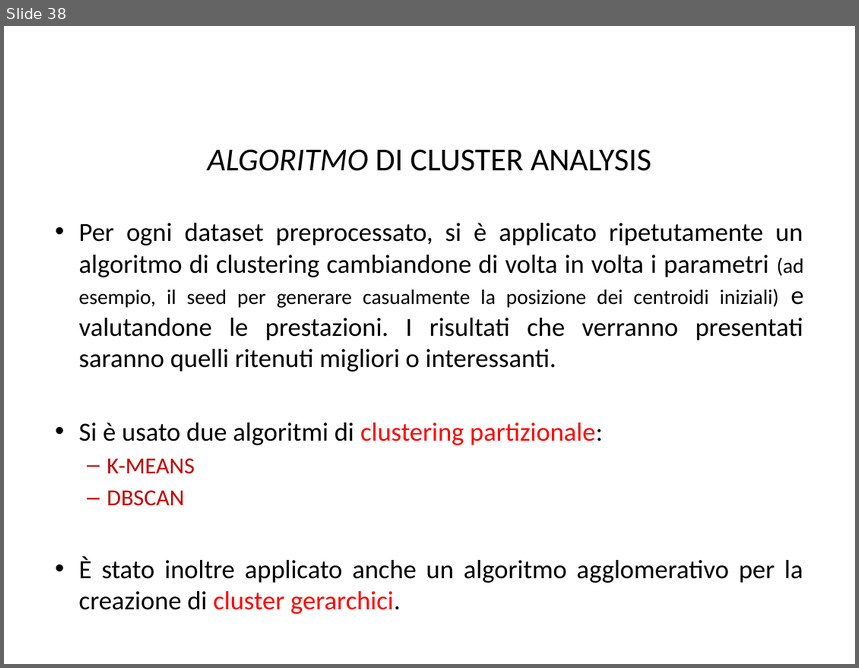
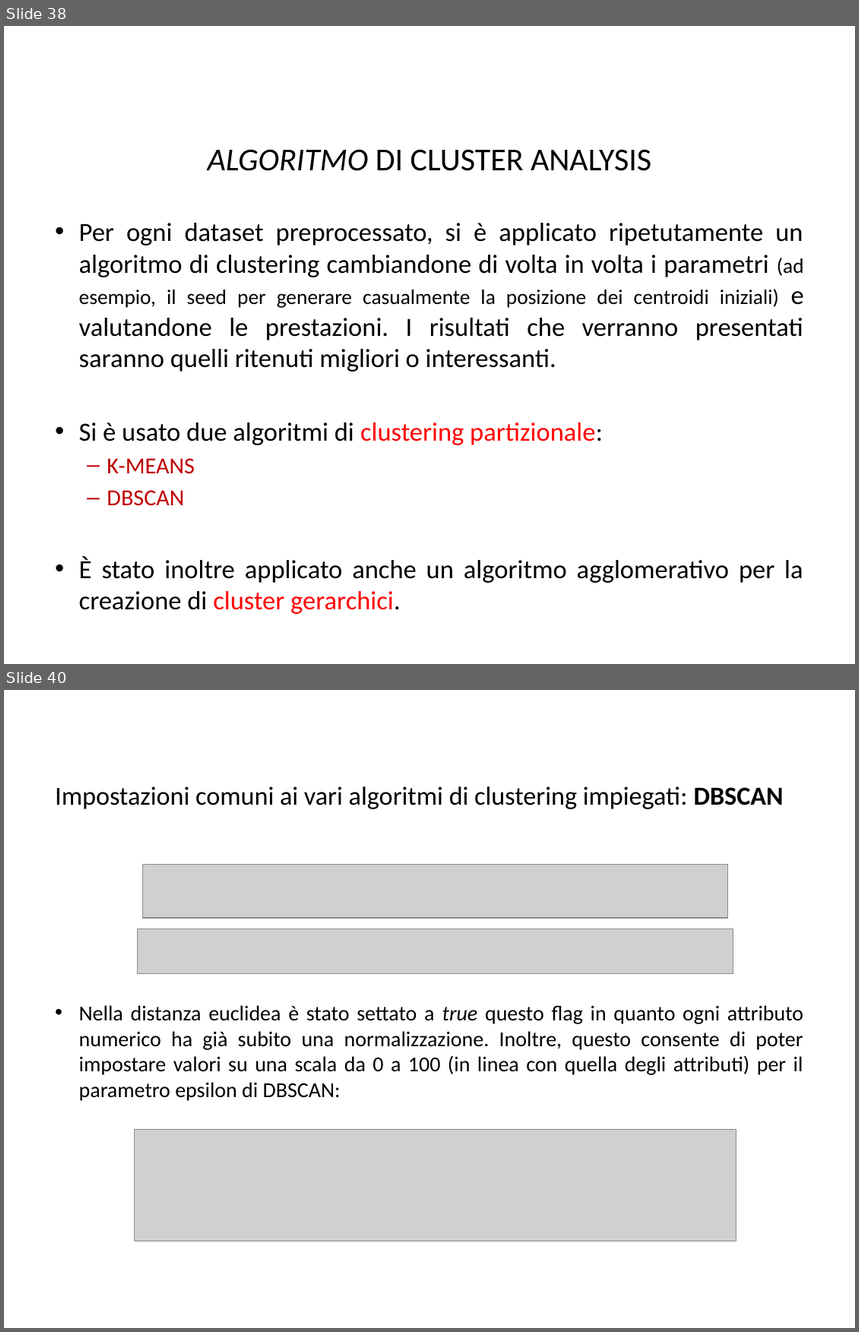
Before and after one commit to BlacknDecker/unifi, a slide deck: relazione.pptx. Shown one above the other, each under a label of ours: slide 38 before the commit, slides 38 and 40 after it; the slides between them are not shown. The pictures are 859x668 and 859x1332 pixels, drawn with LibreOffice and Linux fonts; fonts in the diff are those of the drawing; grey boxes stand for pictures; background and template pictures are left out. Boxes give left, top, right and bottom in pixels: in the first picture for what was removed or moved away, otherwise in the second. Text is boxed around its words. In the diff, an @@ line names an element or a change of style, - is before the commit and + after.

Commit message:
DBSCAN...

```diff
--- a/relazione.pptx
+++ b/relazione.pptx
@@ slide 40 added at <box>4,690,855,1328</box>, background #FFFFFF @@
@@ text added at <box>75,704,841,811</box>, 24 pt, text #FFFFFF, bold @@
+CLUSTER ANALYSIS
@@ text added at <box>55,787,804,1101</box>, 18 pt, text #000000 @@
+Impostazioni comuni ai vari algoritmi di clustering impiegati: DBSCAN
+• Nella distanza euclidea è stato settato a true questo flag in quanto ogni attributo numerico ha già subito una normalizzazione. Inoltre, questo consente di poter impostare valori su una scala da 0 a 100 (in linea con quella degli attributi) per il parametro epsilon di DBSCAN:
@@ picture added at <box>143,865,728,918</box> @@
@@ picture added at <box>138,929,734,974</box> @@
@@ picture added at <box>135,1130,737,1242</box> @@
```
Also in this commit, not shown: 2 slides changed, 2 other slides added, 2 other files.
